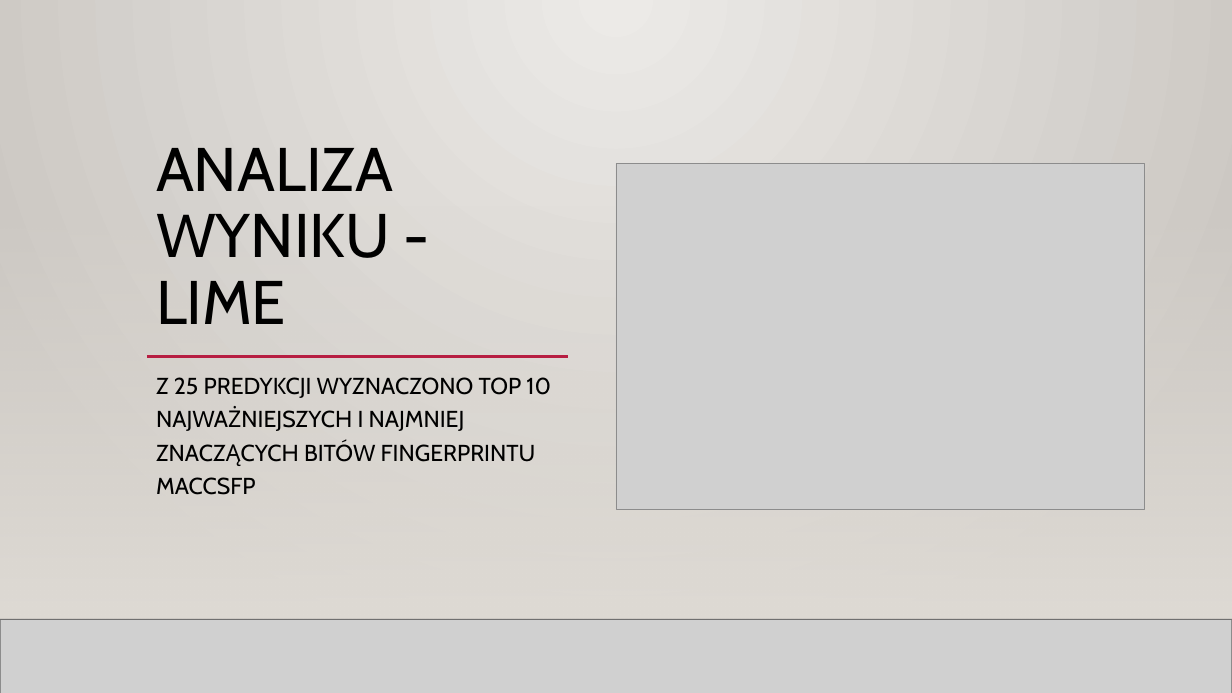
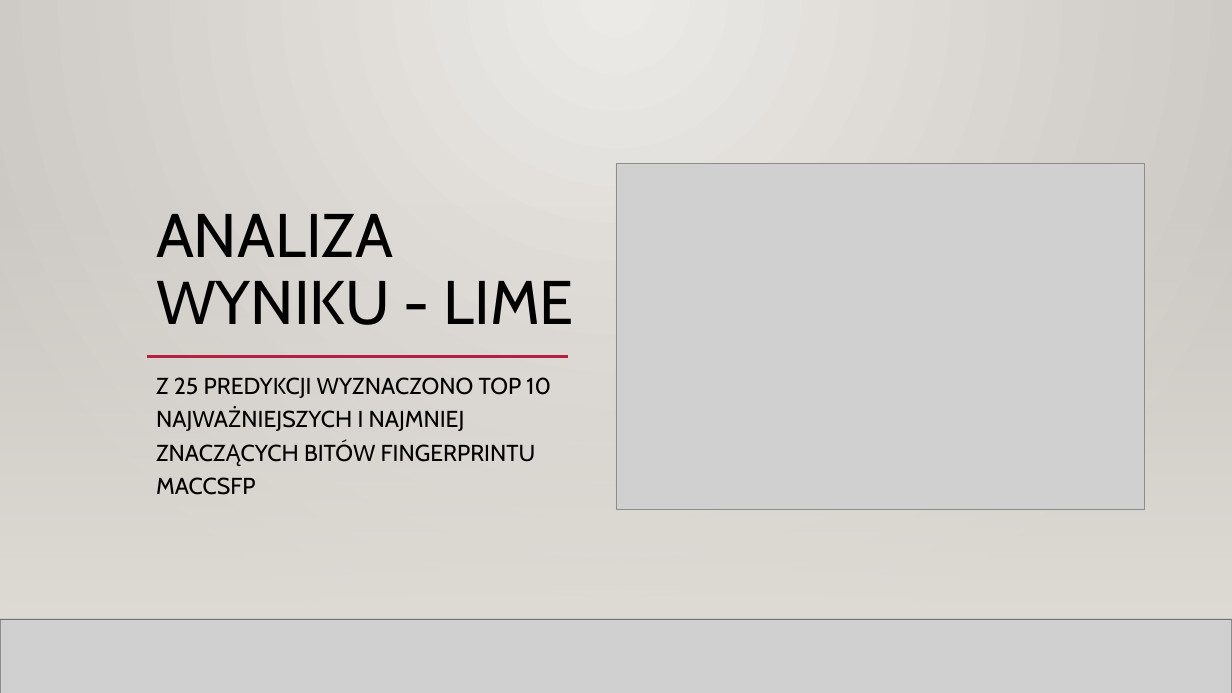
Before and after one commit to DawidSzczerba/umwpl2021-hepatoxicity-prediction, a slide deck: slide 12 of presentations/Koncowa Prezentacja - Przewidywanie hepatoksycznosci - Dawid Szczerba - Copy.pptx. Drawn at 1232x693 pixels with LibreOffice and Linux fonts; fonts in the diff are those of the drawing; grey boxes stand for pictures; background and template pictures are left out. Boxes give left, top, right and bottom in pixels: in the first picture for what was removed or moved away, otherwise in the second. Text is boxed around its words. In the diff, an @@ line names an element or a change of style, - is before the commit and + after.

```diff
--- a/presentations/Koncowa Prezentacja - Przewidywanie hepatoksycznosci - Dawid Szczerba - Copy.pptx
+++ b/presentations/Koncowa Prezentacja - Przewidywanie hepatoksycznosci - Dawid Szczerba - Copy.pptx
@@ title "ANALIZA WYNIKU - LIME" rewrapped from (x1=156, y1=148, x2=394, y2=324) to (x1=156, y1=214, x2=574, y2=325) @@
```
Also in this commit, not shown: 1 other file.
